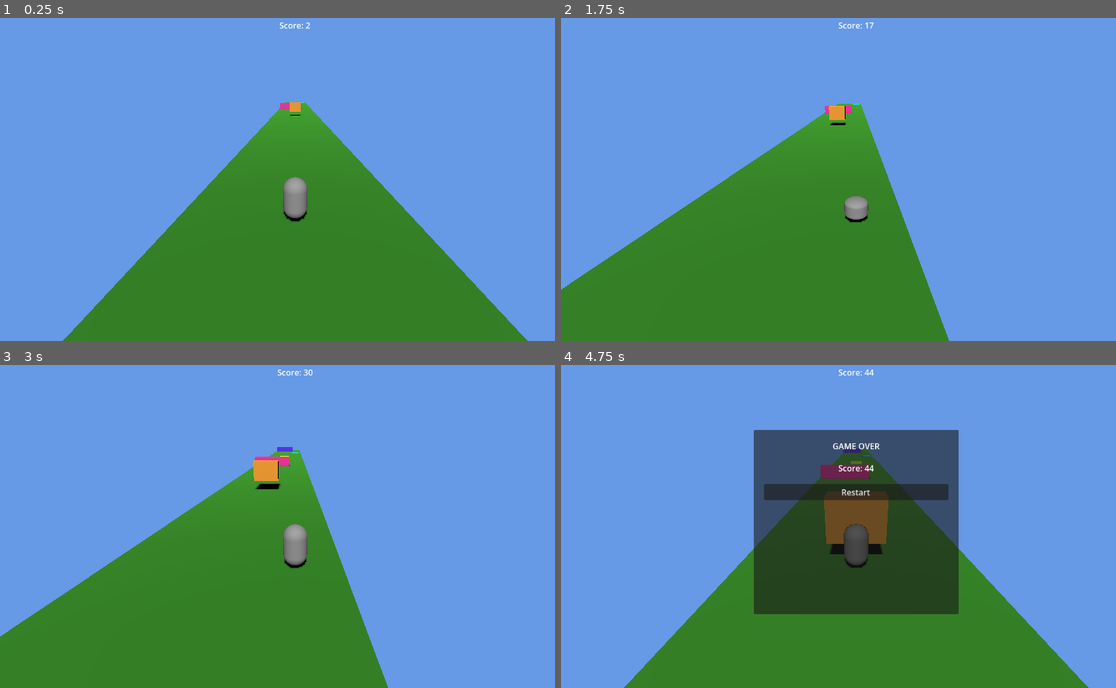
Above: before the commit, frames 1-4 (two rows, left to right).
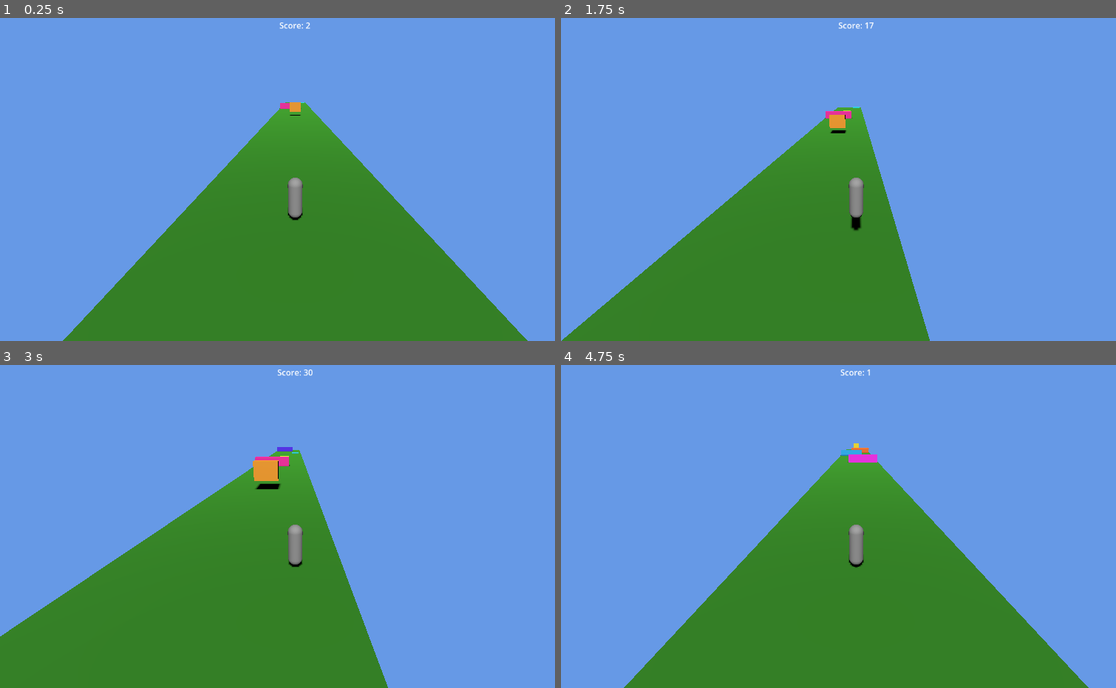
Above: after the commit, the same moments.

Repository: diigel/running-games
Game: Godot game, scene res://main.tscn
Same seed, same stepped clock (60 frames per second), same inputs: the game is played once before the commit and once after it.
Inputs:
- Up to frame 1 (0.25 s): no input
- Up to frame 2 (1.75 s): tap Enter (ui_accept) at 0.5, 0.77, 1.52 s; hold Right (ui_right) 0.53-1.28 s; hold Down (ui_down) from 1.28 s (still down)
- Up to frame 3 (3 s): release Down (ui_down) at 2.03 s; hold Right (ui_right) from 2.03 s (still down)
- Up to frame 4 (4.75 s): tap Enter (ui_accept) at 3.02, 3.77, 4.52 s; release Right (ui_right) at 3.53 s; hold Left (ui_left) from 3.53 s (still down)

The runs differ from the first frame. In frame 1, 0.3% of the frame differs, in the area x 50-56%, y 49-63%; in frame 2, 6.2%; in frame 3, 0.3%; in frame 4, 21%, in the area x 34-72%, y 1-78%.

Commit message:
fix: correct jump, restart input, slide collision
- swap _apply_gravity/_handle_input order so jump force isn't
  cancelled in the same physics frame by is_on_floor() check
- grab_focus on restart button so Space/Enter dismisses game over
- set capsule radius 0.3 so slide height 0.9 is valid (default 0.5
  caused degenerate shape, blocking slide-under obstacle)

Diff:
--- a/hud.gd
+++ b/hud.gd
@@ -18,6 +18,7 @@
 func show_game_over(final_score: int) -> void:
 	final_score_label.text = "Score: %d" % final_score
 	game_over_panel.show()
+	restart_button.grab_focus()
 
 
 func _on_restart_pressed() -> void:
--- a/player.gd
+++ b/player.gd
@@ -28,8 +28,8 @@
 
 
 func _physics_process(delta: float) -> void:
+	_apply_gravity(delta)
 	_handle_input()
-	_apply_gravity(delta)
 	_tick_slide(delta)
 	_smooth_lane()
 	velocity.z = z_speed
--- a/player.tscn
+++ b/player.tscn
@@ -1,20 +1,20 @@
-[gd_scene load_steps=4 format=3 uid="uid://crunning_player"]
+[gd_scene format=3 uid="uid://cickfibgry075"]
 
 [ext_resource type="Script" uid="uid://bddfsf7wcboef" path="res://player.gd" id="1_player"]
 
 [sub_resource type="CapsuleShape3D" id="CapsuleShape3D_1"]
-radius = 0.5
+radius = 0.3
 height = 1.8
 
 [sub_resource type="CapsuleMesh" id="CapsuleMesh_1"]
-radius = 0.5
+radius = 0.3
 height = 1.8
 
-[node name="Player" type="CharacterBody3D"]
+[node name="Player" type="CharacterBody3D" unique_id=138328431]
 script = ExtResource("1_player")
 
-[node name="CollisionShape3D" type="CollisionShape3D" parent="."]
+[node name="CollisionShape3D" type="CollisionShape3D" parent="." unique_id=2023965752]
 shape = SubResource("CapsuleShape3D_1")
 
-[node name="MeshInstance3D" type="MeshInstance3D" parent="."]
+[node name="MeshInstance3D" type="MeshInstance3D" parent="." unique_id=245626774]
 mesh = SubResource("CapsuleMesh_1")
